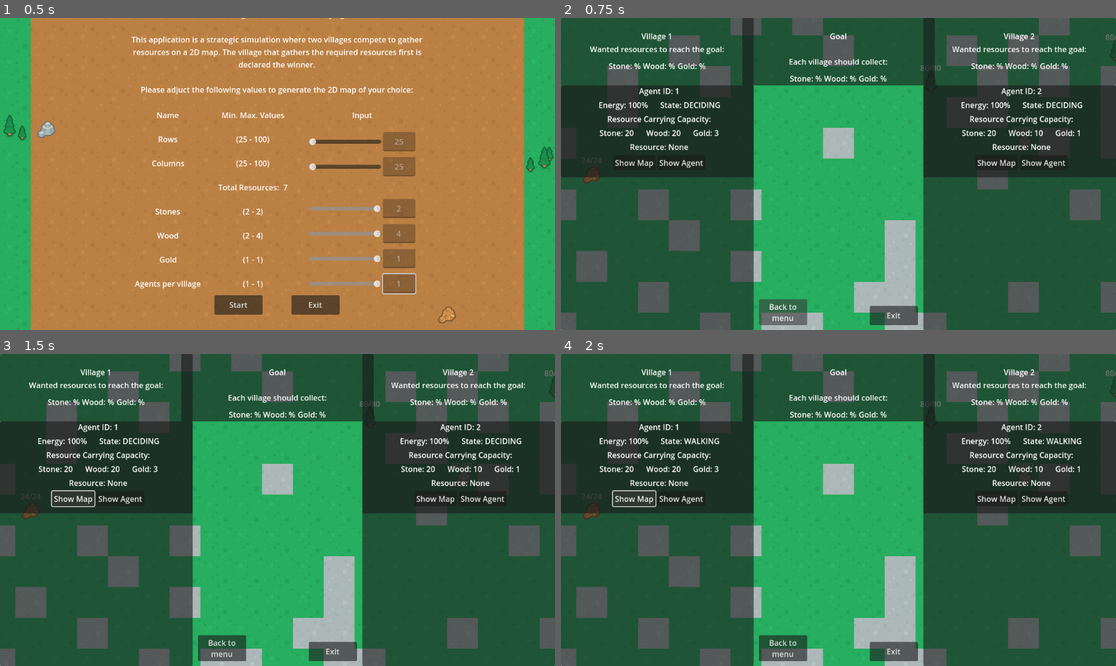
Above: before the commit, frames 1-4 (two rows, left to right).
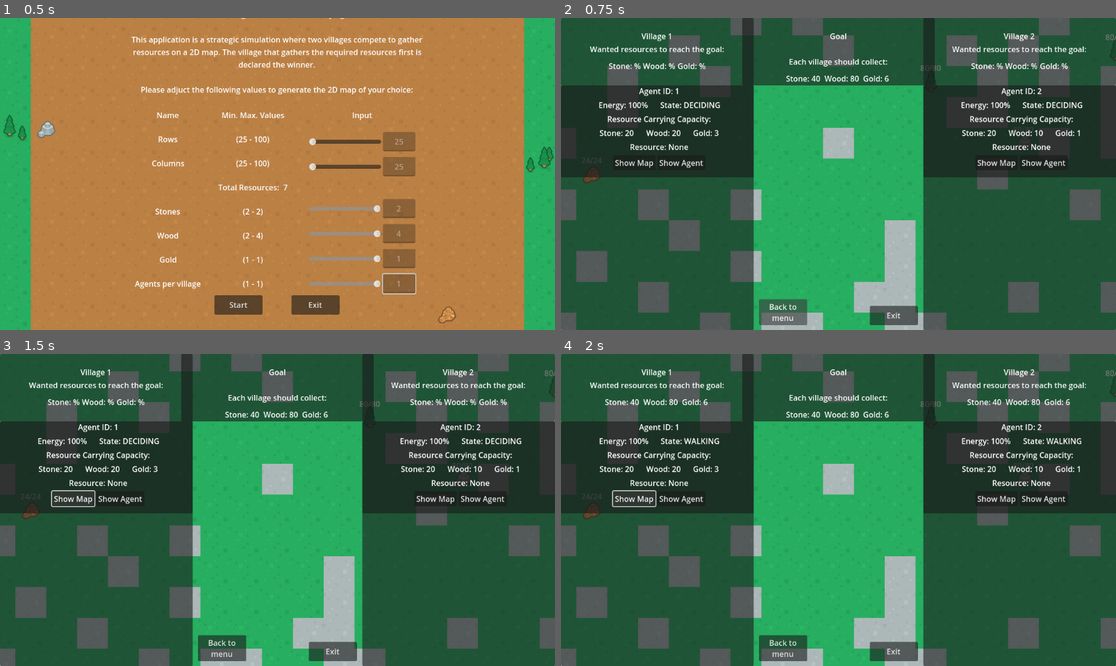
Above: after the commit, the same moments.

Repository: ApostolisSiampanis/intelligent-agents
Game: Godot game, scene res://scenes/input_screen.tscn
Same seed, same stepped clock (60 frames per second), same inputs: the game is played once before the commit and once after it.
Inputs:
- Up to frame 1 (0.5 s): no input
- Up to frame 2 (0.75 s): click "Start" at 0.5 s
- Up to frame 3 (1.5 s): click "Show Map" at 1.25 s
- Up to frame 4 (2 s): no input

Frame 1 is identical in both runs. In frame 2, 0.2% of the frame differs, in the area x 40-60%, y 18-21%; in frame 3, 0.2%; in frame 4, 0.7%, in the area x 7-92%, y 14-21%.

Commit message:
- Connect the labels with the game_manager - Update them with the timer from the map_generator scene

Diff:
--- a/scripts/map_generator.gd
+++ b/scripts/map_generator.gd
@@ -5,7 +5,20 @@
 
 
 @onready var v_box_container_village_1_info_cards = %VBoxContainerVillage1InfoCards
+@onready var label_village_1_stone = %LabelVillage1Stone
+@onready var label_village_1_wood = %LabelVillage1Wood
+@onready var label_village_1_gold = %LabelVillage1Gold
+
 @onready var v_box_container_village_2_info_cards = %VBoxContainerVillage2InfoCards
+@onready var label_village_2_stone = %LabelVillage2Stone
+@onready var label_village_2_wood = %LabelVillage2Wood
+@onready var label_village_2_gold = %LabelVillage2Gold
+
+@onready var label_goal_stone = %LabelGoalStone
+@onready var label_goal_wood = %LabelGoalWood
+@onready var label_goal_gold = %LabelGoalGold
+
+
 @onready var timer = %Timer
 @onready var game_manager = %GameManager
 @onready var camera_2d = $"../Camera2D"
@@ -84,6 +97,10 @@
 	# Place agents into the tile map to start exploring
 	for agent in agents_array:
 		add_child(agent)
+
+	label_goal_stone.text = "Stone: %s " % str(game_manager.village_1.target_stone_quantity)
+	label_goal_wood.text = "Wood: %s " % str(game_manager.village_1.target_wood_quantity)
+	label_goal_gold.text = "Gold: %s " % str(game_manager.village_1.target_gold_quantity)
 
 func generate_map(map: Array, available_rows: Array) -> void:
 	"""
@@ -190,6 +207,7 @@
 	info_card.connect("highlight_map", Callable(self, "_on_highlight_map"))
 
 	timer.connect("timeout", Callable(info_card, "_on_timer_timeout"))
+	timer.connect("timeout", Callable(self, "_update_remaining_resources"))
 
 	# Wrap the info_card in a MarginContainer
 	var margin_container = MarginContainer.new()
@@ -308,3 +326,25 @@
 			if cell != null:
 				set_cell(2, Vector2i(x, y), -1)
 	print("Previous highlighted tiles CLEARED!")
+
+
+	label_goal_stone.text = "Stone: %s " % str(game_manager.village_1.target_stone_quantity)
+	label_goal_wood.text = "Wood: %s " % str(game_manager.village_1.target_wood_quantity)
+	label_goal_gold.text = "Gold: %s " % str(game_manager.village_1.target_gold_quantity)
+
+func _update_remaining_resources():
+	var village_1_stone = game_manager.village_1.target_stone_quantity - game_manager.village_1.current_stone_quantity
+	var village_1_wood = game_manager.village_1.target_wood_quantity - game_manager.village_1.current_wood_quantity
+	var village_1_gold = game_manager.village_1.target_gold_quantity - game_manager.village_1.current_gold_quantity
+
+	label_village_1_stone.text = "Stone: %s " % str(village_1_stone)
+	label_village_1_wood.text = "Wood: %s " % str(village_1_wood)
+	label_village_1_gold.text = "Gold: %s " % str(village_1_gold)
+
+	var village_2_stone = game_manager.village_2.target_stone_quantity - game_manager.village_2.current_stone_quantity
+	var village_2_wood = game_manager.village_2.target_wood_quantity - game_manager.village_2.current_wood_quantity
+	var village_2_gold = game_manager.village_2.target_gold_quantity - game_manager.village_2.current_gold_quantity
+
+	label_village_2_stone.text = "Stone: %s " % str(village_2_stone)
+	label_village_2_wood.text = "Wood: %s " % str(village_2_wood)
+	label_village_2_gold.text = "Gold: %s " % str(village_2_gold)
